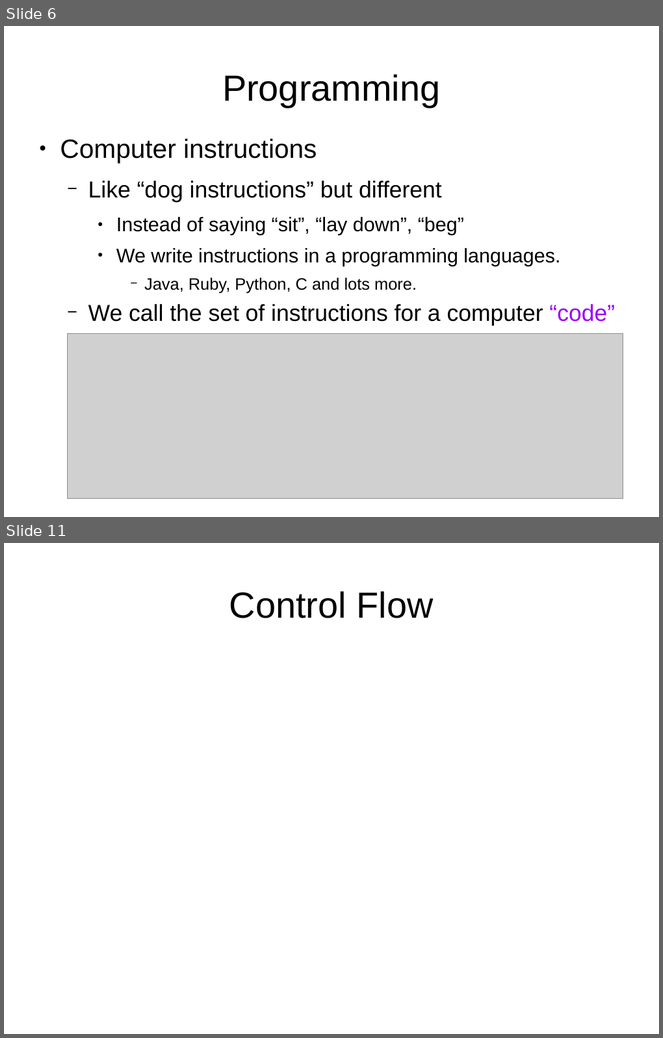
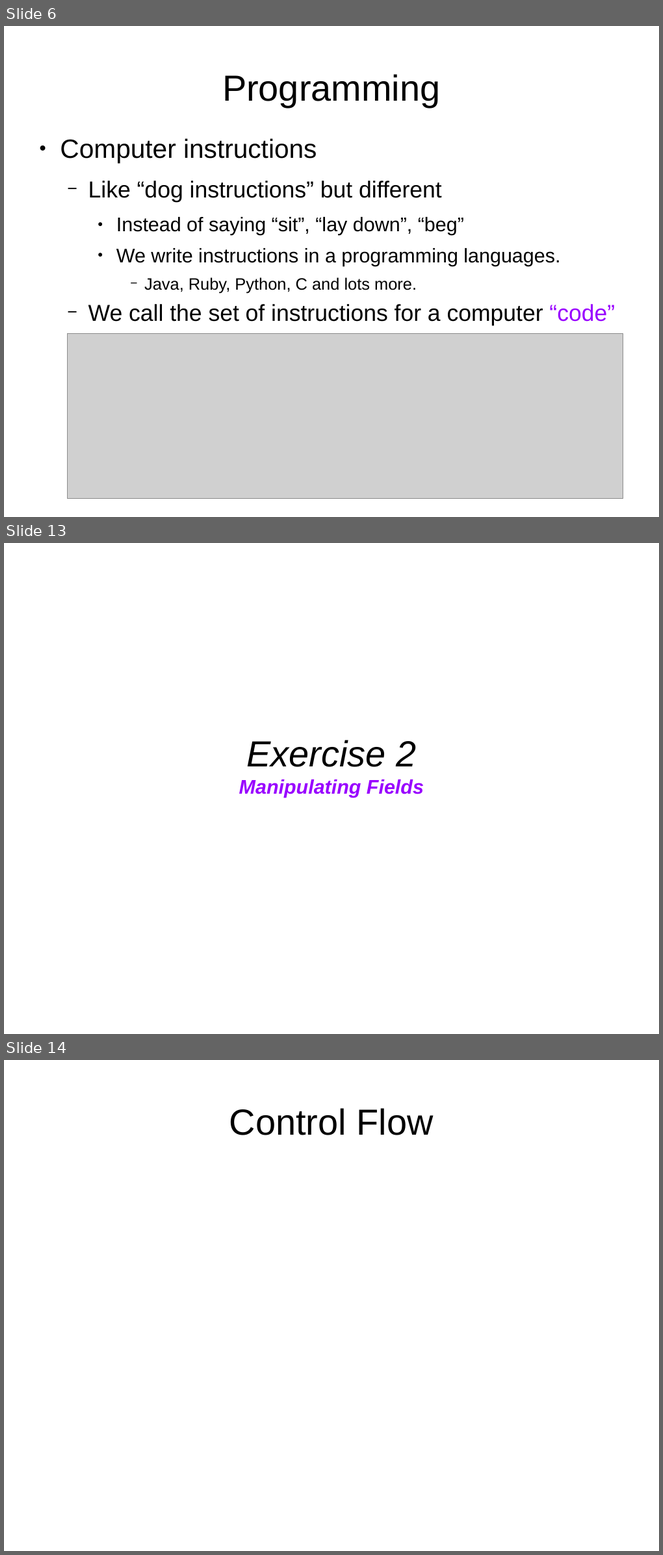
Before and after one commit to mtaylor/mirobotnics, a slide deck: slides.odp. Shown one above the other, each under a label of ours: slides 6 and 11 before the commit, slides 6, 13 and 14 after it; the slides between them are not shown. The pictures are 663x1038 and 663x1555 pixels, drawn with LibreOffice and Linux fonts; fonts in the diff are those of the drawing; grey boxes stand for pictures. Boxes give left, top, right and bottom in pixels: in the first picture for what was removed or moved away, otherwise in the second. Text is boxed around its words. In the diff, an @@ line names an element or a change of style, - is before the commit and + after.

```diff
--- a/slides.odp
+++ b/slides.odp
@@ slide 13 added at (4, 543, 659, 1034), background #FFFFFF @@
@@ title added at (239, 740, 424, 797), 24 pt, text #9900FF, bold, italic @@
+Exercise 2
+Manipulating Fields
@@ what was slide 11 is now slide 14 @@
```
Also in this commit, not shown: 4 slides changed, 4 other slides added, 2 slides removed.
